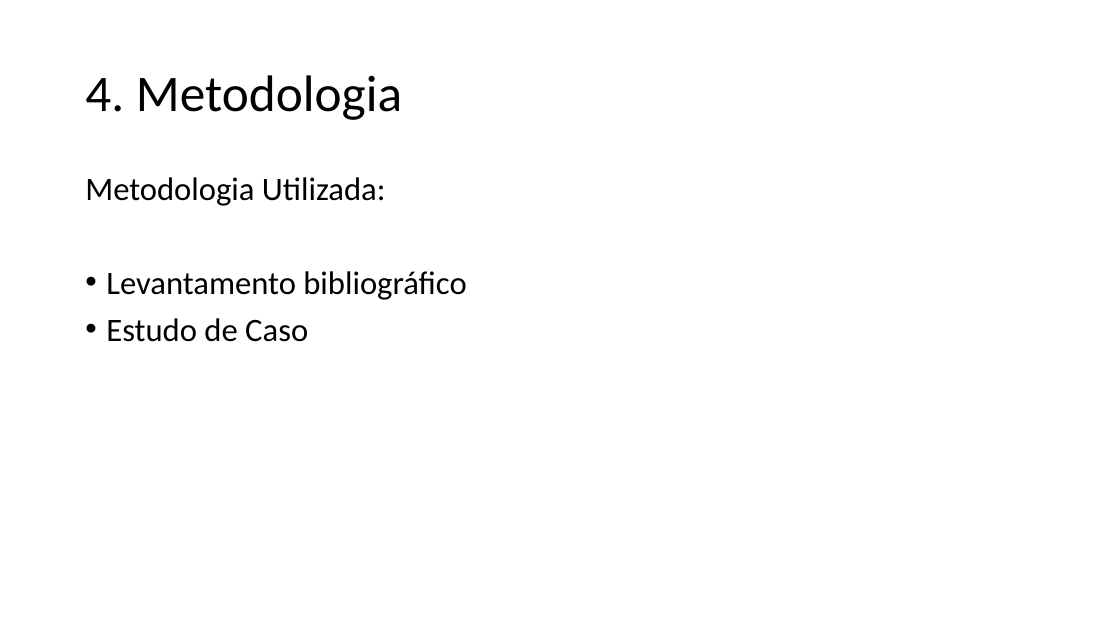
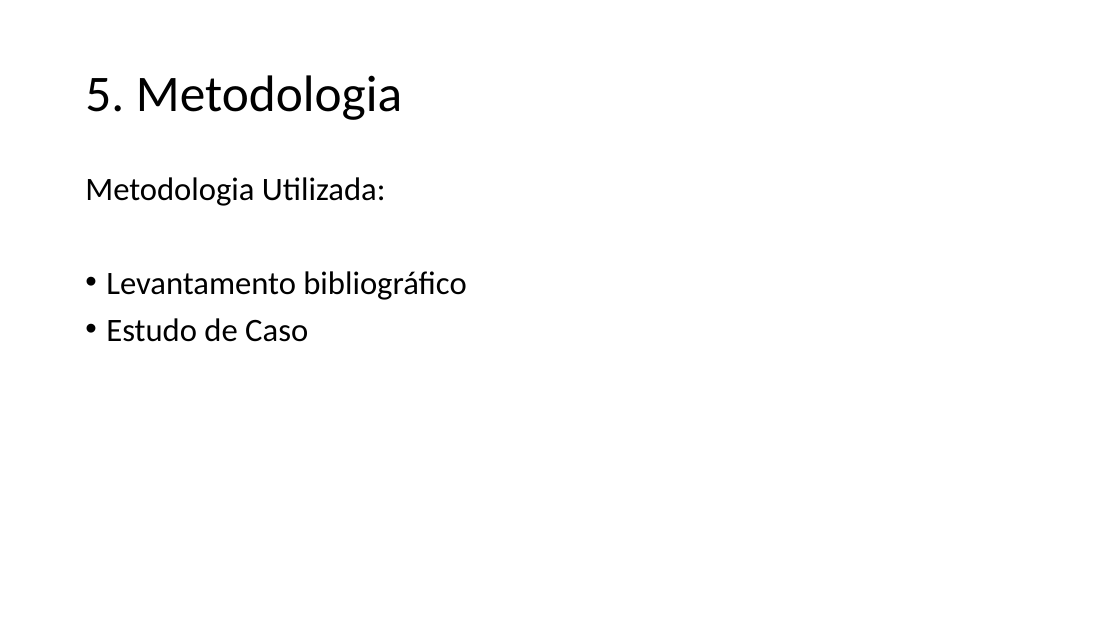
Before and after one commit to ricardopetrere/TCC_FTT, a slide deck: slide 10 of documentos/Apresentação_22_09.pptx (slide 12 before the commit). Drawn at 1120x630 pixels with LibreOffice and Linux fonts; fonts in the diff are those of the drawing. Boxes give left, top, right and bottom in pixels: in the first picture for what was removed or moved away, otherwise in the second. Text is boxed around its words. In the diff, an @@ line names an element or a change of style, - is before the commit and + after.

```diff
--- a/documentos/Apresentação_22_09.pptx
+++ b/documentos/Apresentação_22_09.pptx
@@ title at (x1=85, y1=75, x2=402, y2=120): text changed @@
-4. Metodologia
+5. Metodologia
```
Also in this commit, not shown: 10 other slides changed, 6 slides added, 2 slides removed.
